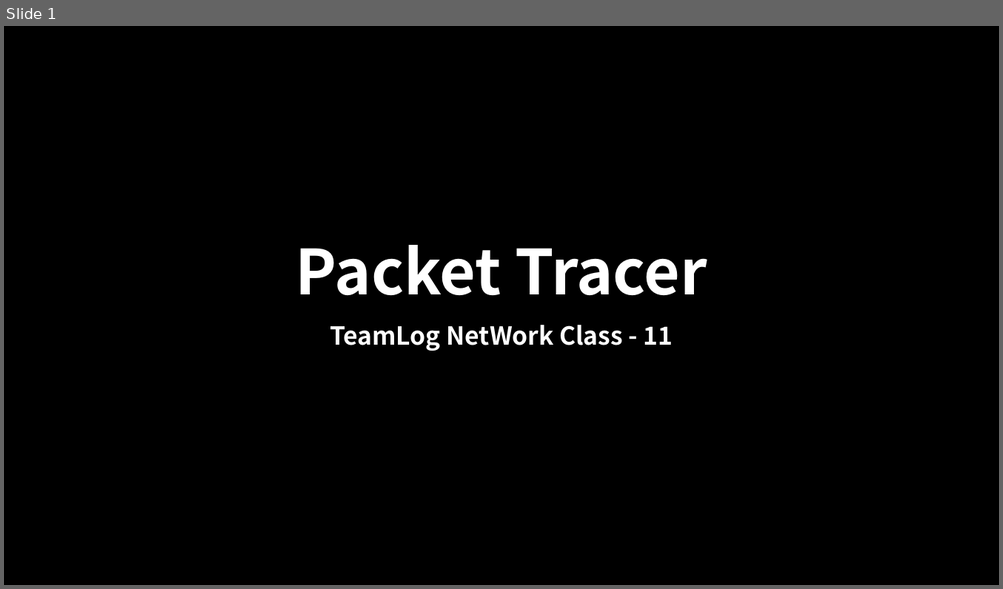
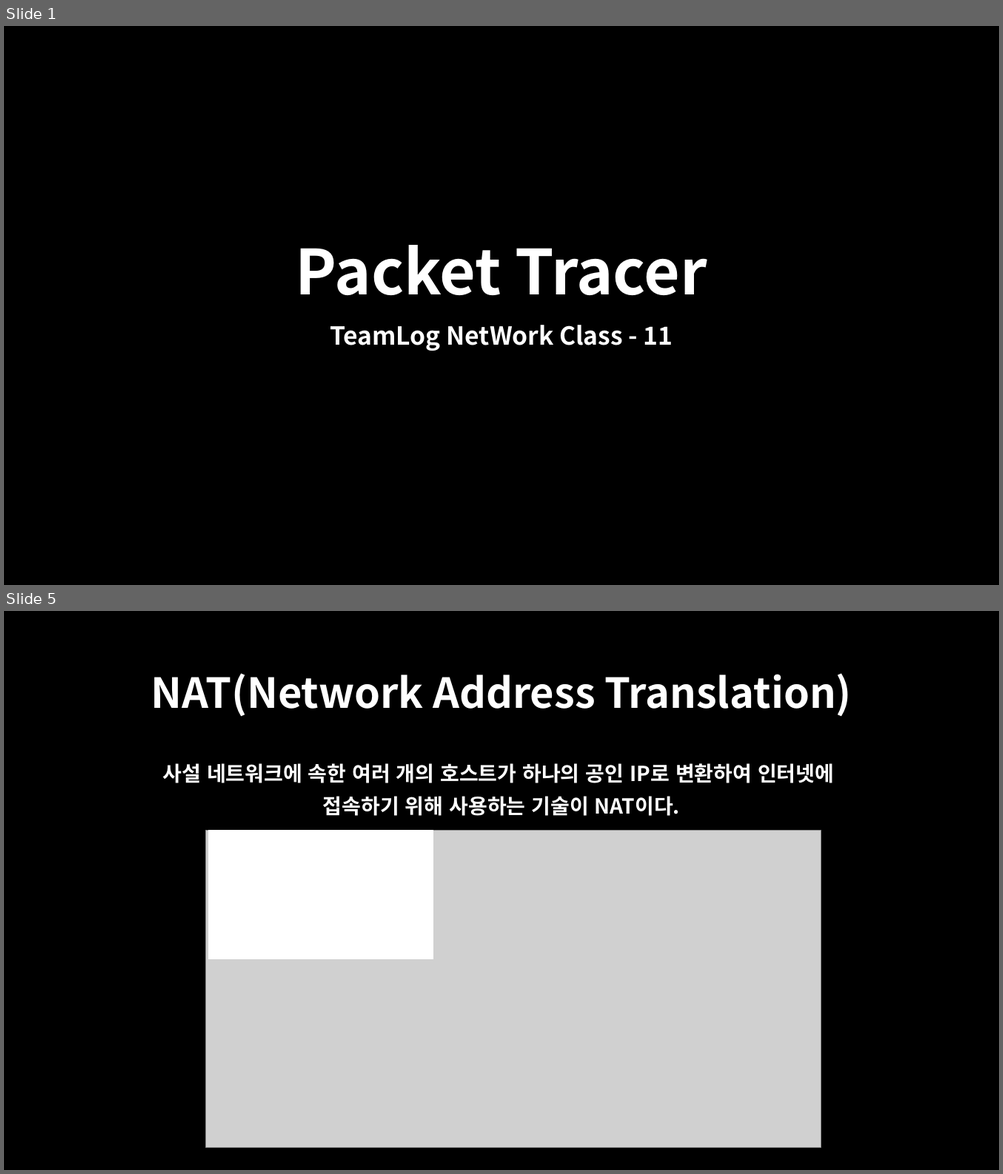
Before and after one commit to oceanwater1234/Network, a slide deck: 11. NAT/Packter Tracer - NAT.pptx. Shown one above the other, each under a label of ours: slide 1 before the commit, slides 1 and 5 after it; the slides between them are not shown. The pictures are 1003x589 and 1003x1174 pixels, drawn with LibreOffice and Linux fonts; fonts in the diff are those of the drawing; grey boxes stand for pictures. Boxes give left, top, right and bottom in pixels: in the first picture for what was removed or moved away, otherwise in the second. Text is boxed around its words. In the diff, an @@ line names an element or a change of style, - is before the commit and + after.

```diff
--- a/11. NAT/Packter Tracer - NAT.pptx
+++ b/11. NAT/Packter Tracer - NAT.pptx
@@ slide 5 added at (x1=4, y1=611, x2=999, y2=1170), background #000000 @@
@@ title added at (x1=151, y1=673, x2=851, y2=716), 40 pt, text #FFFFFF, bold @@
+NAT(Network Address Translation)
@@ text added at (x1=163, y1=763, x2=834, y2=816), 20 pt, text #FFFFFF, bold @@
+사설 네트워크에 속한 여러 개의 호스트가 하나의 공인 IP로 변환하여 인터넷에
+접속하기 위해 사용하는 기술이 NAT이다.
@@ picture added at (x1=205, y1=830, x2=820, y2=1148) @@
@@ rectangle added at (x1=208, y1=830, x2=432, y2=959), fill #FFFFFF, outline #FFFFFF 1 pt @@
```
Also in this commit, not shown: 14 other slides added, 1 slide removed, 16 other files.
